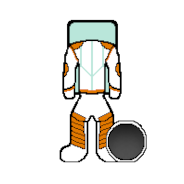
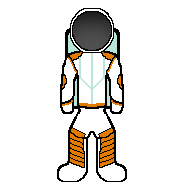
Layers edited between the first and the second 184px x 184px image:
hid "spacesuit item #1", moved it into group "Spacesuit item icon" over 59, 19, 147, 163
showed group "spacesuit helmet" (9 layers) over 69, 8, 115, 54
showed group "spacesuit" (6 layers) over 57, 28, 127, 182
